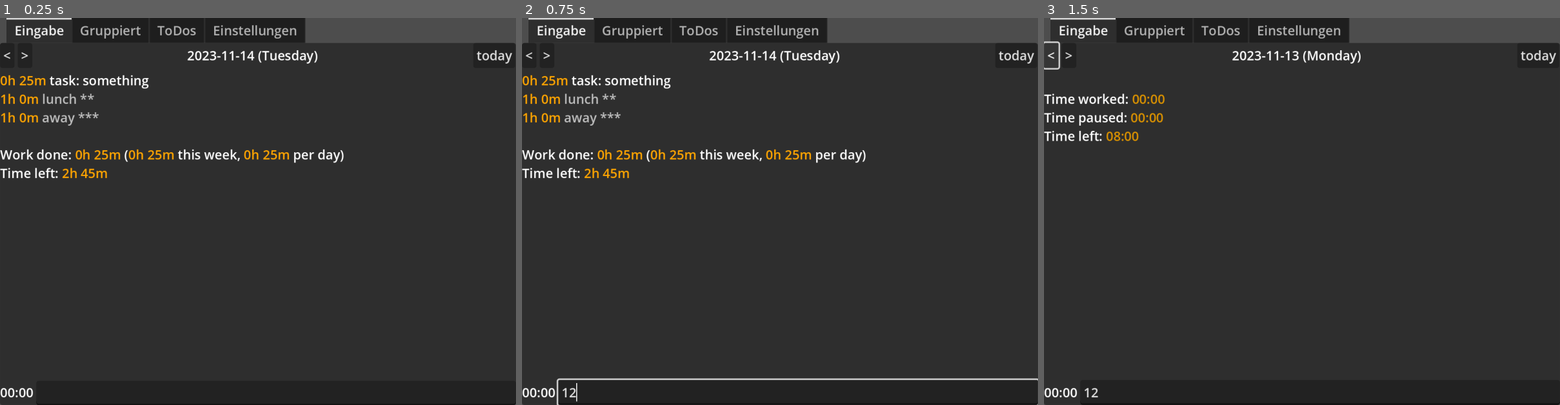
Above: before the commit, frames 1-3 (left to right).
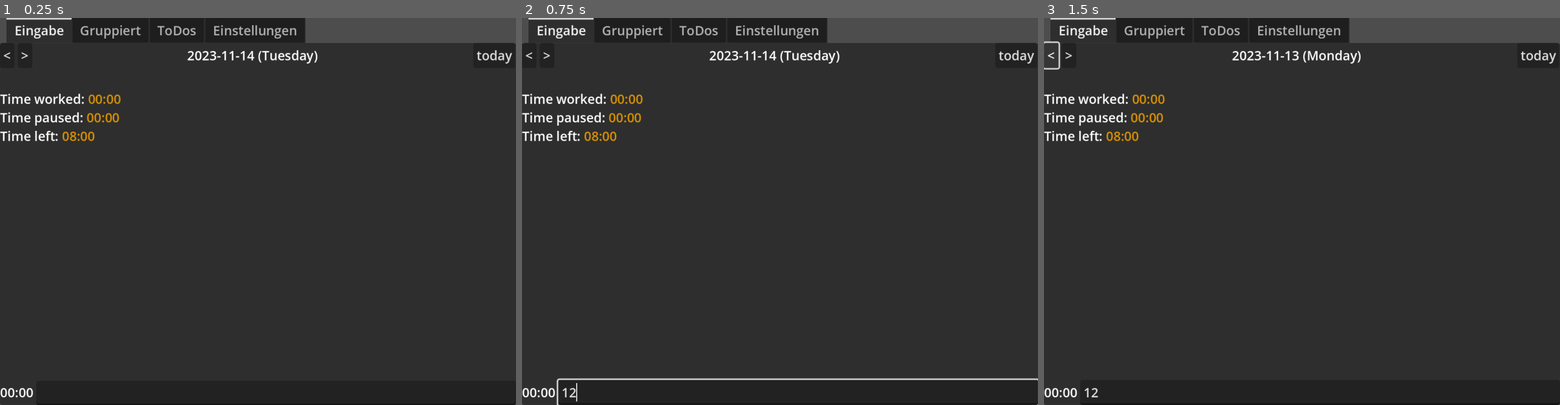
Above: after the commit, the same moments.

Repository: FailedCode/timelog
Game: Godot game, scene res://main.tscn
Two runs of this game, one before a commit and one after it. Both use one fixed random seed, a clock stepped at 60 frames per second and the inputs below.
Inputs (mouse positions are in pixels of both pictures, inside the frame that each line leads up to):
- Up to frame 1 (0.25 s): no input
- Up to frame 2 (0.75 s): click (800, 393) at 0.52 s; type "12" at 0.6 s
- Up to frame 3 (1.5 s): click "<" at 1.25 s

The runs differ from the first frame. In frame 1, 2.3% of the frame differs, in the area x 0-67%, y 14-42%; in frame 2, 2.3%; in frame 3, nothing differs.

Commit message:
- auto_day_start: why make the user type something to start the day?

Diff:
--- a/main.gd
+++ b/main.gd
@@ -23,6 +23,9 @@
 
 ## When this is used, it means "use whatever language the system uses"
 const SYSTEM_LANGUAGE = "system"
+
+## currently, the value does not matter
+const AUTO_DAY_START_TEXT = "arrived"
 
 @onready var input:LineEdit = %Input
 @onready var timeDiffLabel:Label = %TimeDiffLabel
@@ -52,6 +55,7 @@
 	set_translation()
 
 	load_timelog()
+	auto_day_start()
 
 	# WIP
 	#var root = todoTree.create_item()
@@ -171,10 +175,8 @@
 	new_text = new_text.strip_edges()
 	if new_text.is_empty():
 		return
-	lastEntryTimestamp = time()
-	add_timelog_entry(lastEntryTimestamp, new_text)
+	add_timelog_entry_now(new_text)
 	save_timelog()
-	update_text_controls()
 	# Look & Feel: Reset time difference immediately
 	timeDiffLabel.text = time_diff(0)
 
@@ -284,6 +286,13 @@
 		txt += wrap_color(time_diff(groupdiff), colorTime) + "\t\t" + wrap_color(escape_bb_tags(groupText), colorText) + "\n"
 	grouped.text = txt
 
+## If there is no start entry for today, add one - since opening the app
+## basically always means we want to track this day
+func auto_day_start():
+	var timelog_today = get_timelog_entries(currentDateTimestamp)
+	if timelog_today.is_empty():
+		add_timelog_entry_now(AUTO_DAY_START_TEXT)
+
 ## How do you know I program PHP?!
 func time() -> int:
 	return floor(Time.get_unix_time_from_system())
@@ -312,6 +321,12 @@
 	var day = timelog.get_or_add(key, [])
 	day.append(Timelog.new(tstamp, text))
 
+## Service function
+func add_timelog_entry_now(text:String):
+	lastEntryTimestamp = time()
+	add_timelog_entry(lastEntryTimestamp, text)
+	update_text_controls()
+
 ## based on a time stamp, find entries
 ## TODO: "virtual midnight" would need to implemented here as well
 func get_timelog_entries(tstamp:int) -> Array:
